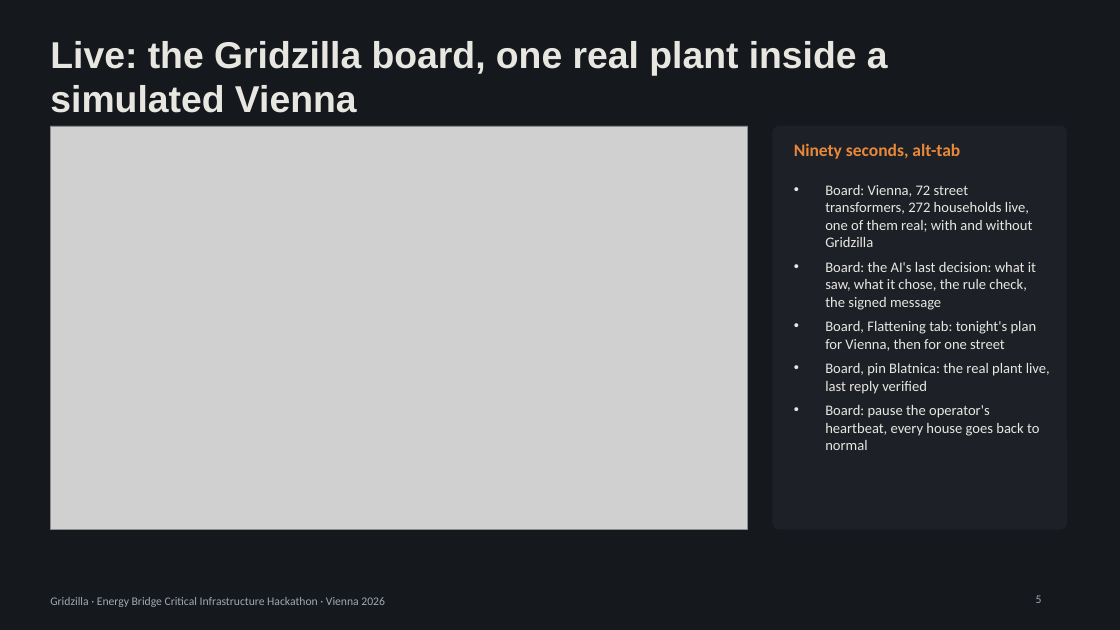
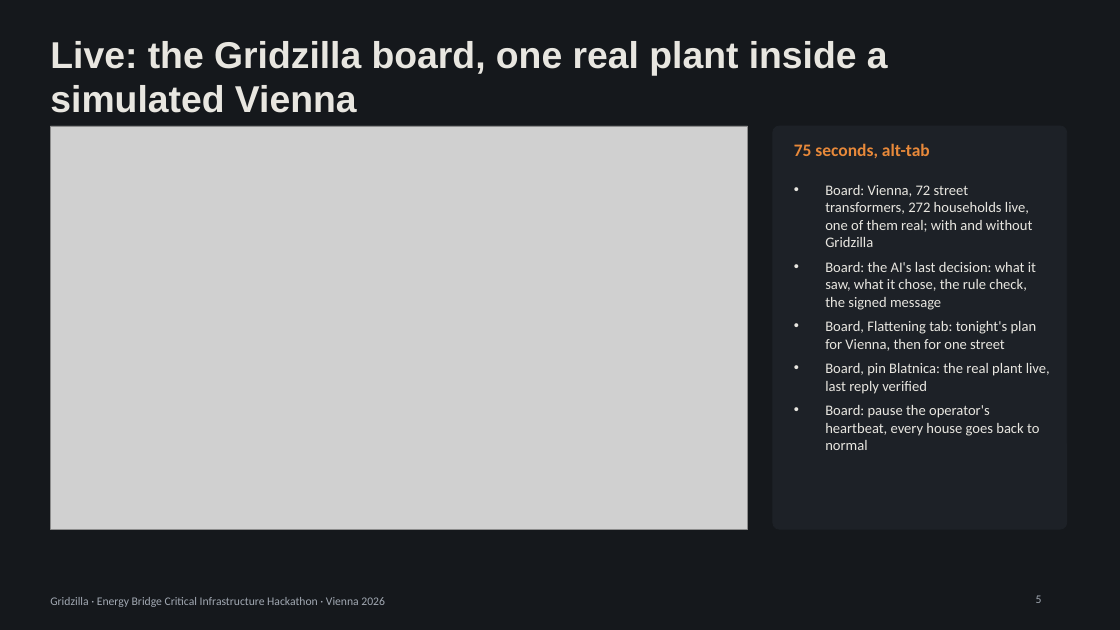
Before and after one commit to mathewstars/Gridzilla, a slide deck: slide 5 of docs/Gridzilla-pitch.pptx. Drawn at 1120x630 pixels with LibreOffice and Linux fonts; fonts in the diff are those of the drawing; grey boxes stand for pictures. Boxes give left, top, right and bottom in pixels: in the first picture for what was removed or moved away, otherwise in the second. Text is boxed around its words. In the diff, an @@ line names an element or a change of style, - is before the commit and + after.

```diff
--- a/docs/Gridzilla-pitch.pptx
+++ b/docs/Gridzilla-pitch.pptx
@@ text at <box>794,143,930,158</box>: text changed @@
-Ninety seconds, alt-tab
+75 seconds, alt-tab
```
Also in this commit, not shown: 2 other files.
